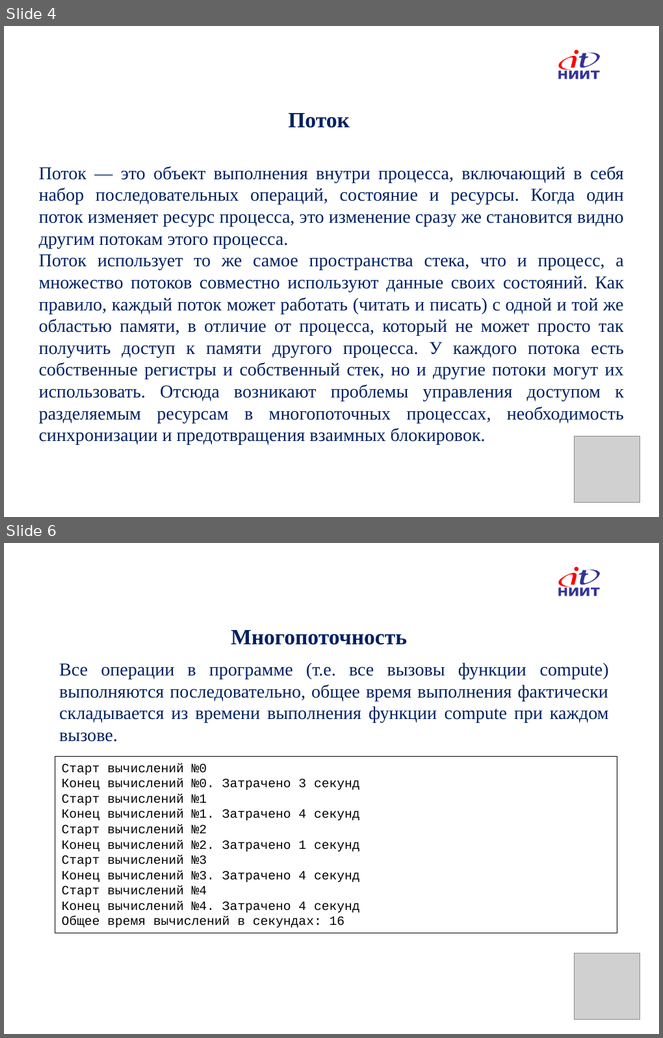
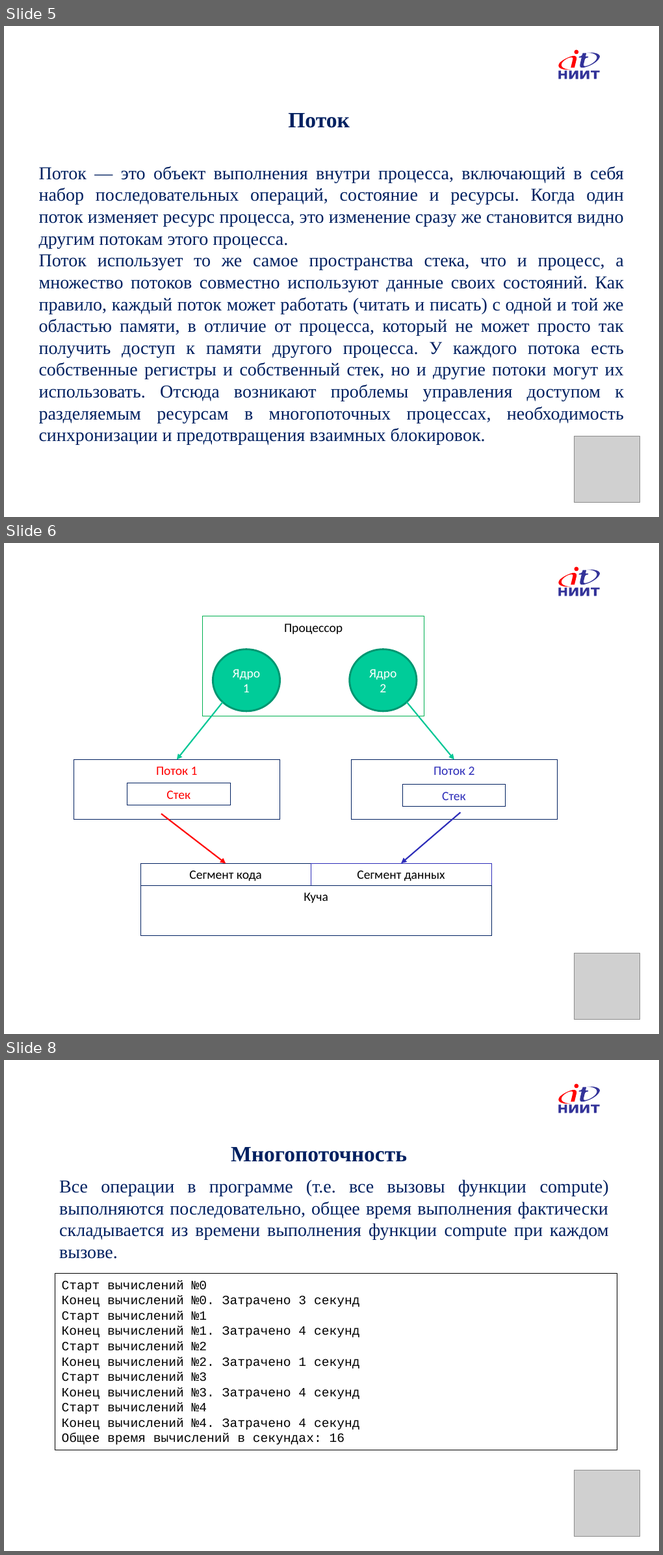
Before and after one commit to IlyaOrlov/PythonCourse, a slide deck: Lectures/PyLec_9.pptx. Shown one above the other, each under a label of ours: slides 4 and 6 before the commit, slides 5, 6 and 8 after it; the slides between them are not shown. The pictures are 663x1038 and 663x1555 pixels, drawn with LibreOffice and Linux fonts; fonts in the diff are those of the drawing; grey boxes stand for pictures; background and template pictures are left out. Boxes give left, top, right and bottom in pixels: in the first picture for what was removed or moved away, otherwise in the second. Text is boxed around its words. In the diff, an @@ line names an element or a change of style, - is before the commit and + after.

```diff
--- a/Lectures/PyLec_9.pptx
+++ b/Lectures/PyLec_9.pptx
@@ slide 6 added at (4, 543, 659, 1034), background picture (left out); not listed: 7 template elements that a slide beside it also shows @@
@@ rectangle added at (202, 616, 425, 717), outline #00B050 0.75 pt, 14 pt, text #000000 @@
+Процессор
@@ ellipse added at (213, 649, 280, 711), fill #00CC99, outline #009771 2 pt, 14 pt, text #FFFFFF @@
+Ядро 1
@@ ellipse added at (350, 649, 417, 711), fill #00CC99, outline #009771 2 pt, 14 pt, text #FFFFFF @@
+Ядро 2
@@ arrow added from (223, 702) to (177, 760), #00C896 1.5 pt @@
@@ arrow added from (407, 702) to (454, 760), #00C896 1.5 pt @@
@@ rectangle added at (74, 760, 280, 819), outline #002060 0.75 pt, 14 pt, text #FF0000 @@
+Поток 1
@@ rectangle added at (351, 760, 558, 819), outline #002060 0.75 pt, 14 pt, text #2D2DB9 @@
+Поток 2
@@ rectangle added at (128, 783, 230, 806), outline #002060 0.75 pt, 14 pt, text #FF0000 @@
+Стек
@@ rectangle added at (402, 785, 505, 807), outline #002060 0.75 pt, 14 pt, text #2D2DB9 @@
+Стек
@@ arrow added from (161, 814) to (226, 863), #FF0000 1.5 pt @@
@@ arrow added from (461, 812) to (401, 863), #2D2DB9 1.5 pt @@
@@ rectangle added at (141, 863, 311, 886), outline #002060 0.75 pt, 14 pt, text #000000 @@
+Сегмент кода
@@ rectangle added at (311, 863, 492, 886), outline #2D2DB9 0.75 pt, 14 pt, text #000000 @@
+Сегмент данных
@@ rectangle added at (141, 886, 492, 936), outline #002060 0.75 pt, 14 pt, text #000000 @@
+Куча
@@ picture added at (574, 954, 640, 1019) @@
@@ what was slide 4 is now slide 5 @@
@@ what was slide 6 is now slide 8 @@
```
Also in this commit, not shown: 1 other slide added, 3 other files.
